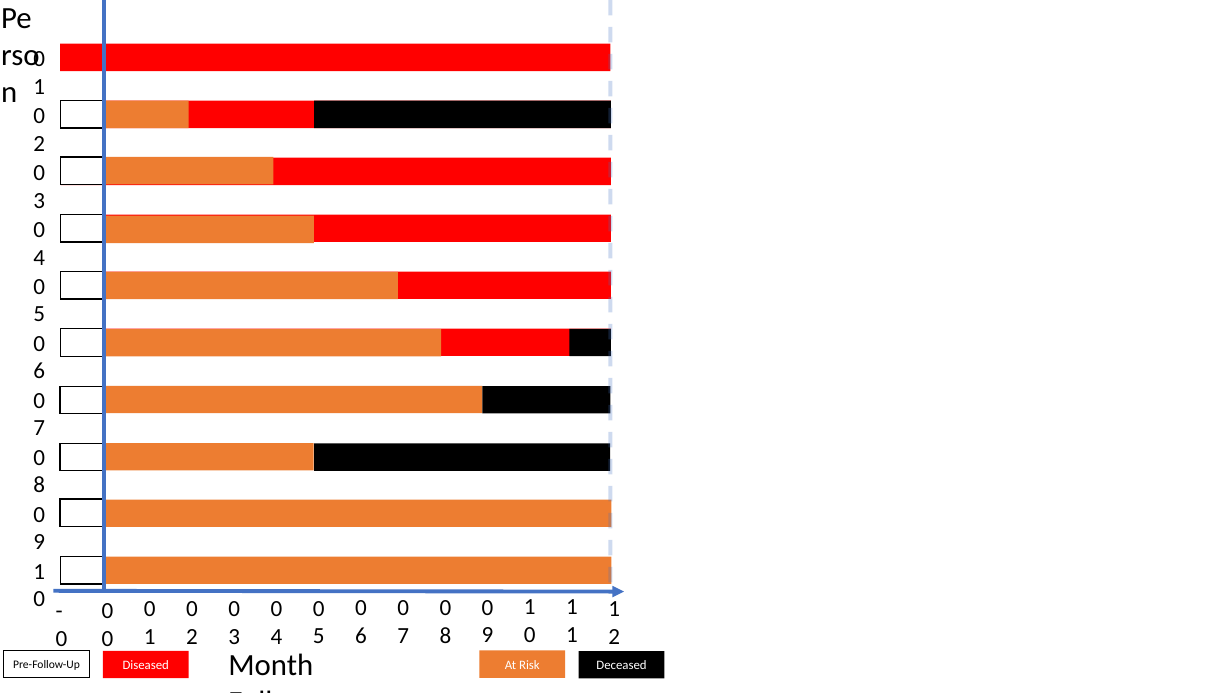
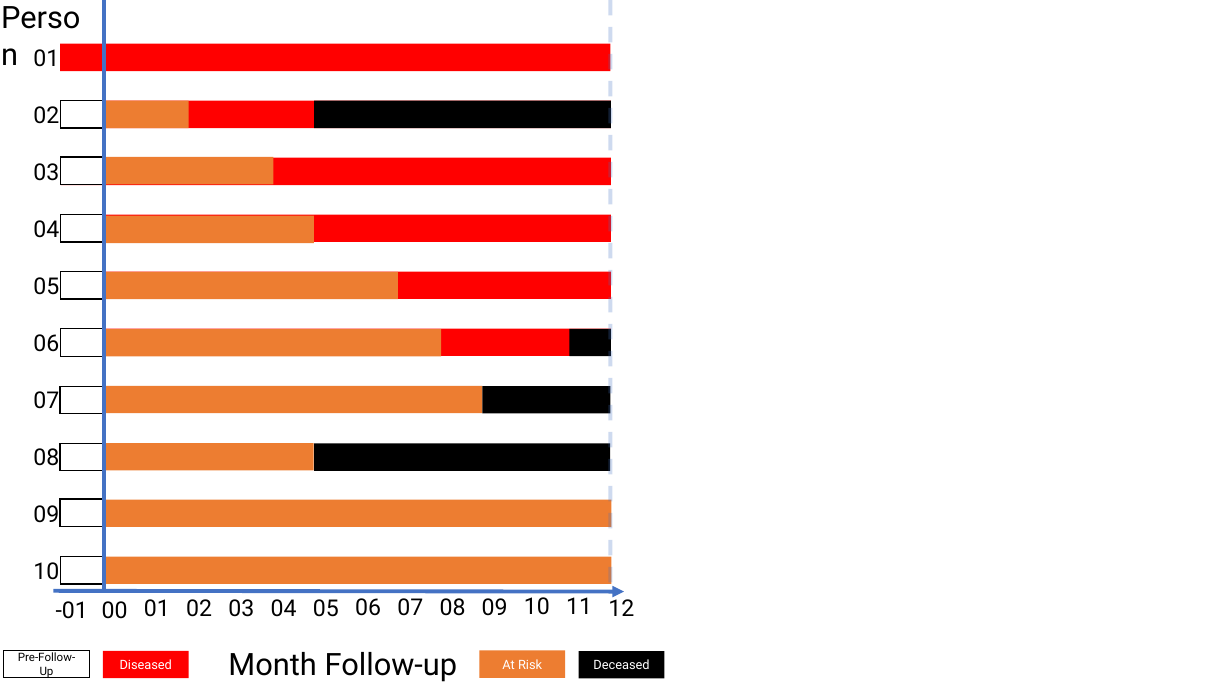
Before and after one commit to brad-cannell/epi_3_public, a slide deck: slide 13 of modules/graphics/epi_3_graphics.pptx. Drawn at 1232x693 pixels with LibreOffice and Linux fonts; fonts in the diff are those of the drawing. Boxes give left, top, right and bottom in pixels: in the first picture for what was removed or moved away, otherwise in the second. Text is boxed around its words. In the diff, an @@ line names an element or a change of style, - is before the commit and + after.

Commit message:
Change font from Univers to Avenir
In the graphics ppt

```diff
--- a/modules/graphics/epi_3_graphics.pptx
+++ b/modules/graphics/epi_3_graphics.pptx
@@ font Calibri to Roboto in 30 elements at <box>103,651,189,678</box>, <box>4,651,90,678</box>, <box>480,651,566,678</box>, <box>579,652,665,679</box>, <box>144,599,170,617</box>, <box>186,599,212,617</box>, <box>228,599,254,617</box>, <box>271,599,297,617</box>, <box>33,49,59,67</box>, <box>33,106,59,124</box>, <box>33,163,59,181</box>, <box>33,220,59,238</box>, <box>33,277,59,295</box>, <box>33,334,59,352</box>, <box>33,391,59,409</box>, <box>33,448,59,466</box>, <box>33,505,59,523</box>, <box>33,562,59,580</box>, <box>102,601,128,619</box>, <box>313,599,339,617</box>, <box>397,598,423,616</box>, <box>482,598,508,616</box>, <box>566,593,592,614</box>, <box>355,598,381,616</box>, <box>440,598,466,616</box>, <box>524,597,550,615</box>, <box>608,595,634,616</box>, <box>56,601,88,619</box>, <box>0,0,105,40</box>, <box>228,652,458,682</box> @@
```
Also in this commit, not shown: 22 other slides changed.
